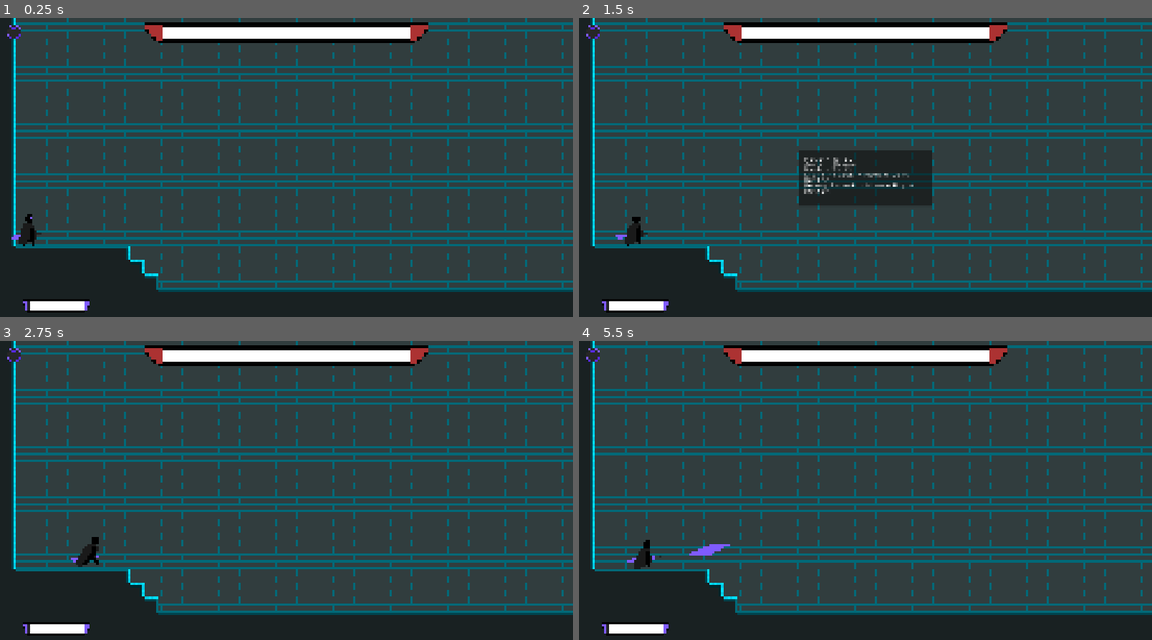
Above: before the commit, frames 1-4 (two rows, left to right).
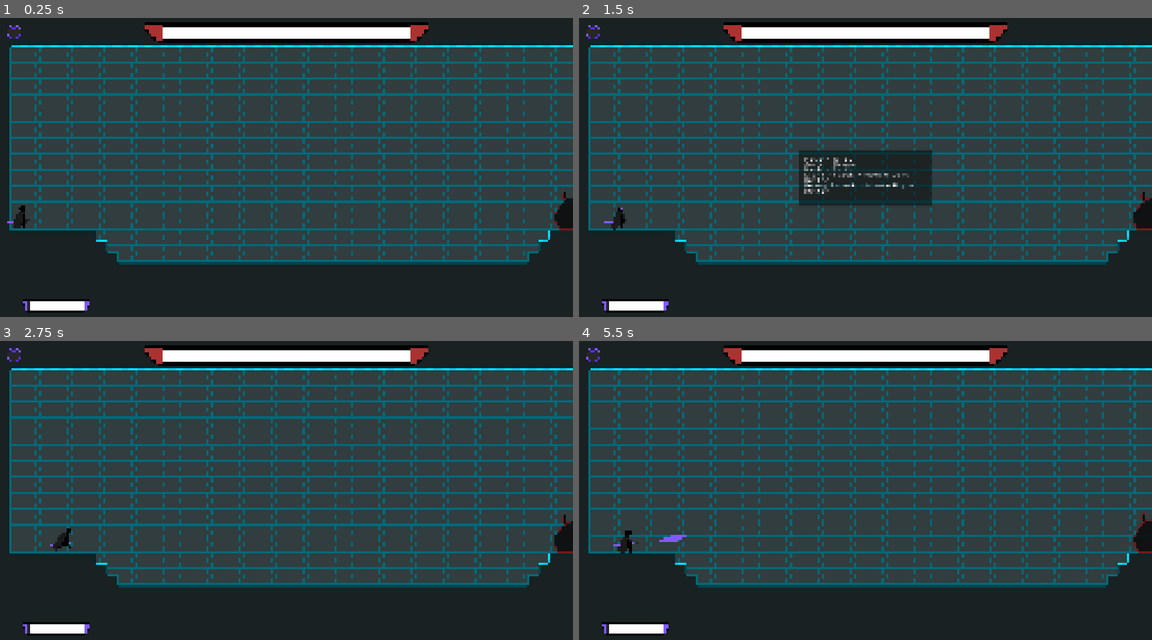
Above: after the commit, the same moments.

Repository: AnejMajnik/soulsvania
Game: Godot game, scene res://scenes/game.tscn
The game is run twice, just before and just after one commit, with the same random seed, the same clock (stepped at 60 frames per second) and the same inputs. Sound files missing from this copy of the repository are replaced by a short silence.
Inputs (mouse positions are in pixels of both pictures, inside the frame that each line leads up to):
- Up to frame 1 (0.25 s): no input
- Up to frame 2 (1.5 s): tap Enter at 0.5 s; move the mouse to (991, 161) at 0.52 s; hold D (move_right) 0.53-1.25 s; click (991, 161) at 0.6 s; tap Space (jump) at 0.77 s; click (596, 35) at 1.25 s
- Up to frame 3 (2.75 s): tap Space (jump) at 2, 2.27 s; move the mouse to (171, 517) at 2.02 s; hold D (move_right) from 2.03 s (still down); right-click (171, 517) at 2.1 s
- Up to frame 4 (5.5 s): move the mouse to (922, 430) at 2.77 s; release D (move_right) at 2.78 s; hold A (move_left) 2.78-3.53 s; tap Shift (dash) at 2.85, 5.1 s; tap Enter at 3.5 s; move the mouse to (836, 565) at 3.52 s; hold D (move_right) 3.53-5.03 s; click (836, 565) at 3.6 s; tap Space (jump) at 3.77, 4.52, 5.27 s; move the mouse to (1037, 550) at 4.27 s; right-click (1037, 550) at 4.35 s; move the mouse to (693, 454) at 5.02 s; hold A (move_left) from 5.03 s (still down)

The runs differ from the first frame. In frame 1, 35% of the frame differs, in the area x 1-100%, y 0-92%; in frame 2, 33%; in frame 3, 35%; in frame 4, 36%.

Commit message:
Final balancing, added dev logs

Diff:
--- a/scenes/bosses/slime_boss.tscn
+++ b/scenes/bosses/slime_boss.tscn
@@ -966,7 +966,7 @@
 metadata/_custom_type_script = "uid://bt027fcrq1hh2"
 
 [node name="RainTimer" type="Timer" parent="StateMachine/Attack/AttackStateMachine/RainAttack" unique_id=1040734292]
-wait_time = 0.22
+wait_time = 0.24
 one_shot = true
 
 [node name="FlyTimer" type="Timer" parent="StateMachine/Attack/AttackStateMachine/RainAttack" unique_id=1544493788]
--- a/scenes/game.tscn
+++ b/scenes/game.tscn
@@ -65,7 +65,7 @@
 
 [node name="Camera2D" type="Camera2D" parent="Player" unique_id=315314557]
 position = Vector2(0, -75)
-zoom = Vector2(4, 4)
+zoom = Vector2(3, 3)
 limit_left = -465
 limit_right = 495
 position_smoothing_speed = 1.0
--- a/scripts/player/states/player_combo_hit_1.gd
+++ b/scripts/player/states/player_combo_hit_1.gd
@@ -28,11 +28,11 @@
 func enter_state() -> void:
 	continue_combo = false
 	animation_player.play("combo_hit_1")
-	player.velocity.x = 80 * player.get_current_direction()
+	player.velocity.x = 70 * player.get_current_direction()
 
 func physics_update(_delta: float) -> void:
 	read_inputs()
-	player.velocity.x = move_toward(player.velocity.x, 0, 7)
+	player.velocity.x = move_toward(player.velocity.x, 0, 8)
 
 func deal_damage():
 	for body in hit_1_area.get_overlapping_bodies():
Not shown, added: dev_logs/dev_logs.md
